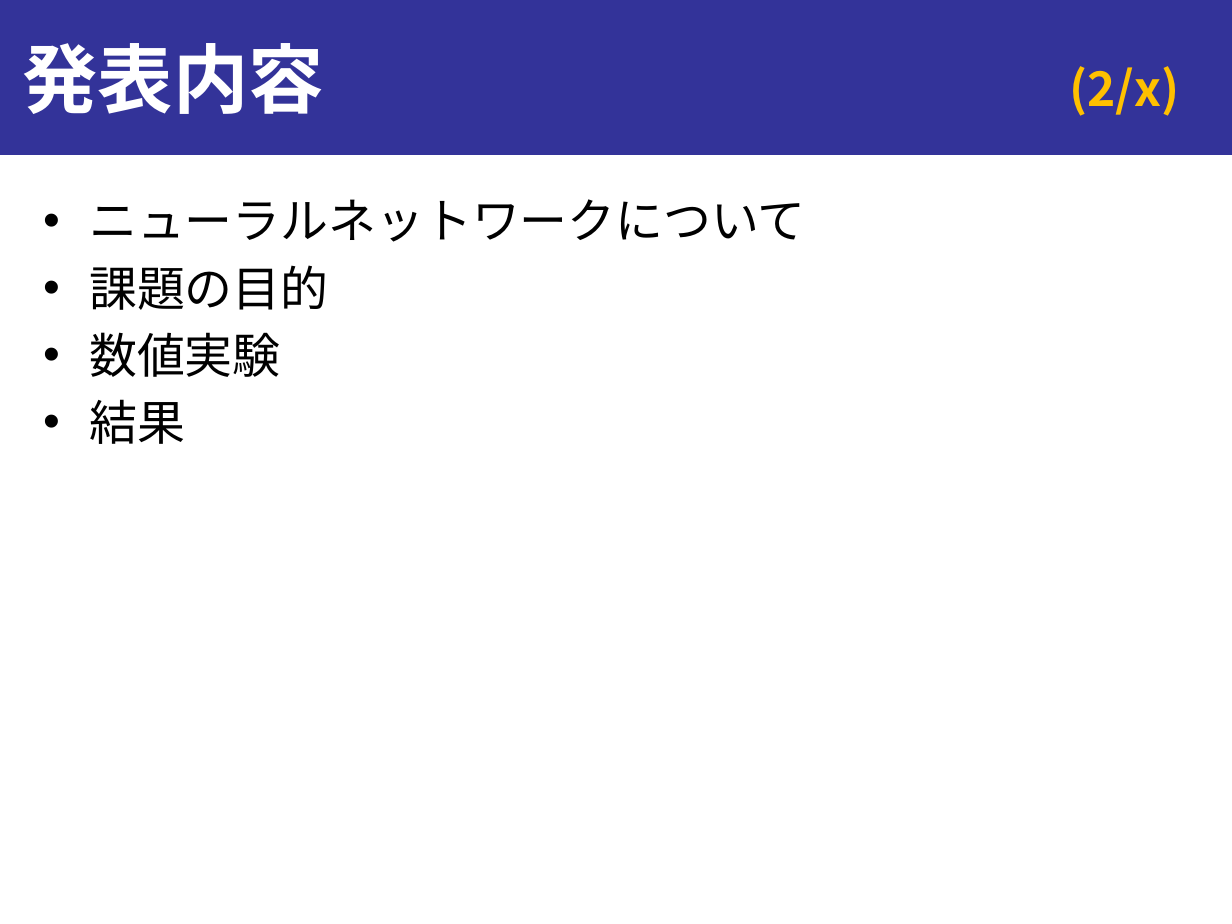
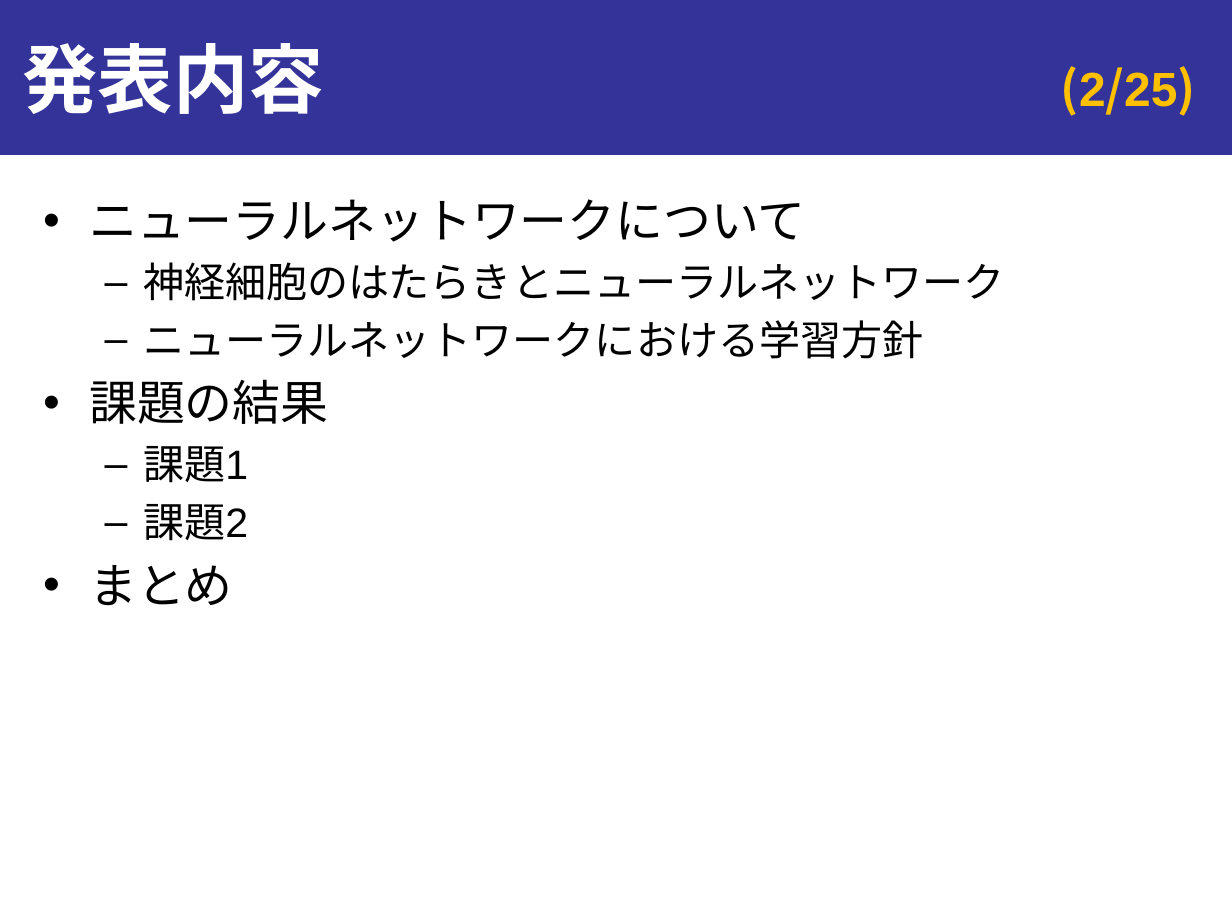
Before and after one commit to onikUone/slides, a slide deck: slide 2 of Junior_ex1.pptx. Drawn at 1232x924 pixels with LibreOffice and Linux fonts; fonts in the diff are those of the drawing. Boxes give left, top, right and bottom in pixels: in the first picture for what was removed or moved away, otherwise in the second. Text is boxed around its words. In the diff, an @@ line names an element or a change of style, - is before the commit and + after.

```diff
--- a/Junior_ex1.pptx
+++ b/Junior_ex1.pptx
@@ page number at (1061,66,1196,116): text changed @@
-(2/x)
+(2/25)
@@ text at (89,262,1005,606): text changed; size 28 to 24 pt @@
-• 課題の目的
-• 数値実験
-• 結果
+  – 神経細胞のはたらきとニューラルネットワーク
+  – ニューラルネットワークにおける学習方針
+• 課題の結果
+  – 課題1
+  – 課題2
+• まとめ
```
Also in this commit, not shown: 8 other slides changed, 5 slides added, 5 slides removed, 12 other files.
